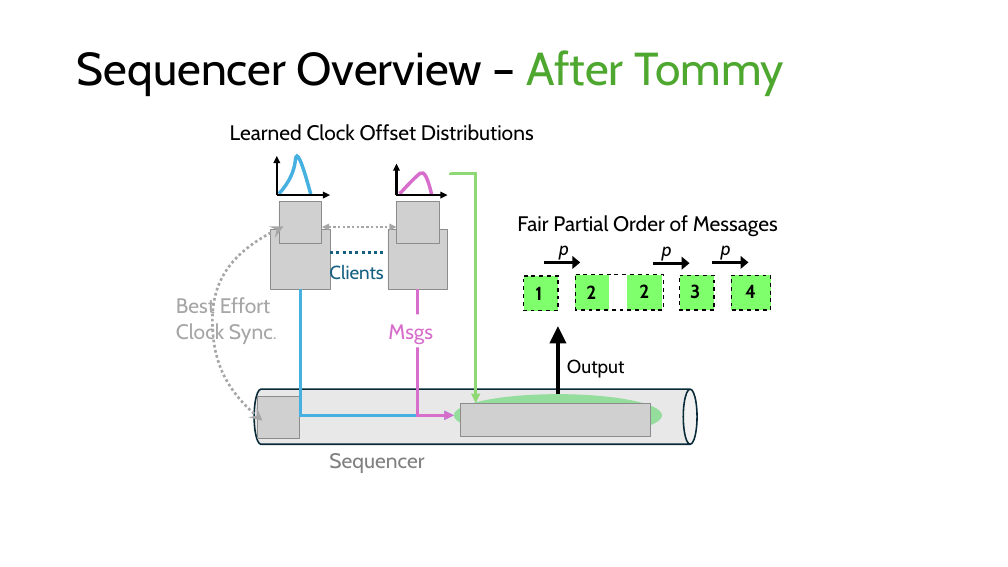
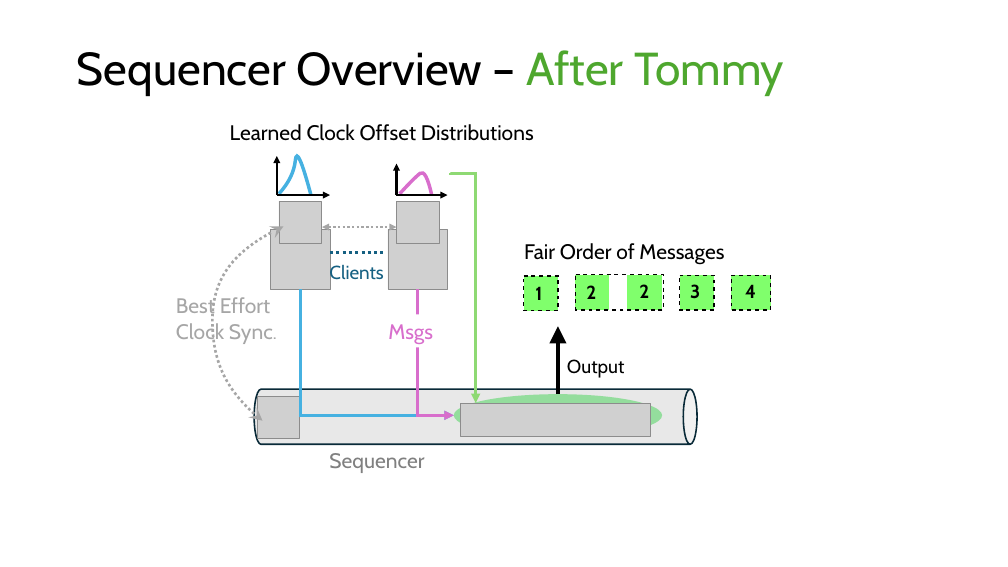
Before and after one commit to HaseebLUMS/Onyx-Presentation, a slide deck: slide 20 of tommy_hotnets_v2.pptx (slide 29 before the commit). Drawn at 1008x567 pixels with LibreOffice and Linux fonts; fonts in the diff are those of the drawing; grey boxes stand for pictures. Boxes give left, top, right and bottom in pixels: in the first picture for what was removed or moved away, otherwise in the second. Text is boxed around its words. In the diff, an @@ line names an element or a change of style, - is before the commit and + after.

```diff
--- a/tommy_hotnets_v2.pptx
+++ b/tommy_hotnets_v2.pptx
@@ text at [524, 243, 724, 265]: text changed @@
-Fair Partial Order of Messages
+Fair Order of Messages
@@ arrow removed from (544, 262) to (580, 262) @@
@@ text removed at [559, 245, 569, 260] @@
-p
@@ arrow removed from (653, 263) to (690, 263) @@
@@ text removed at [662, 246, 672, 261] @@
-p
@@ arrow removed from (712, 262) to (749, 262) @@
@@ text removed at [721, 245, 731, 260] @@
-p
```
Also in this commit, not shown: 8 other slides changed, 7 slides added, 15 slides removed.
